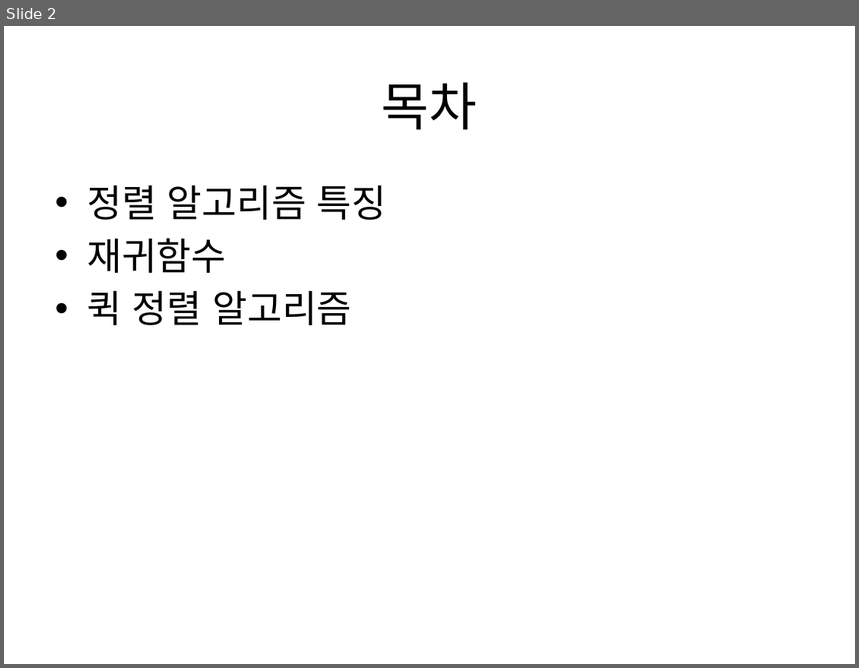
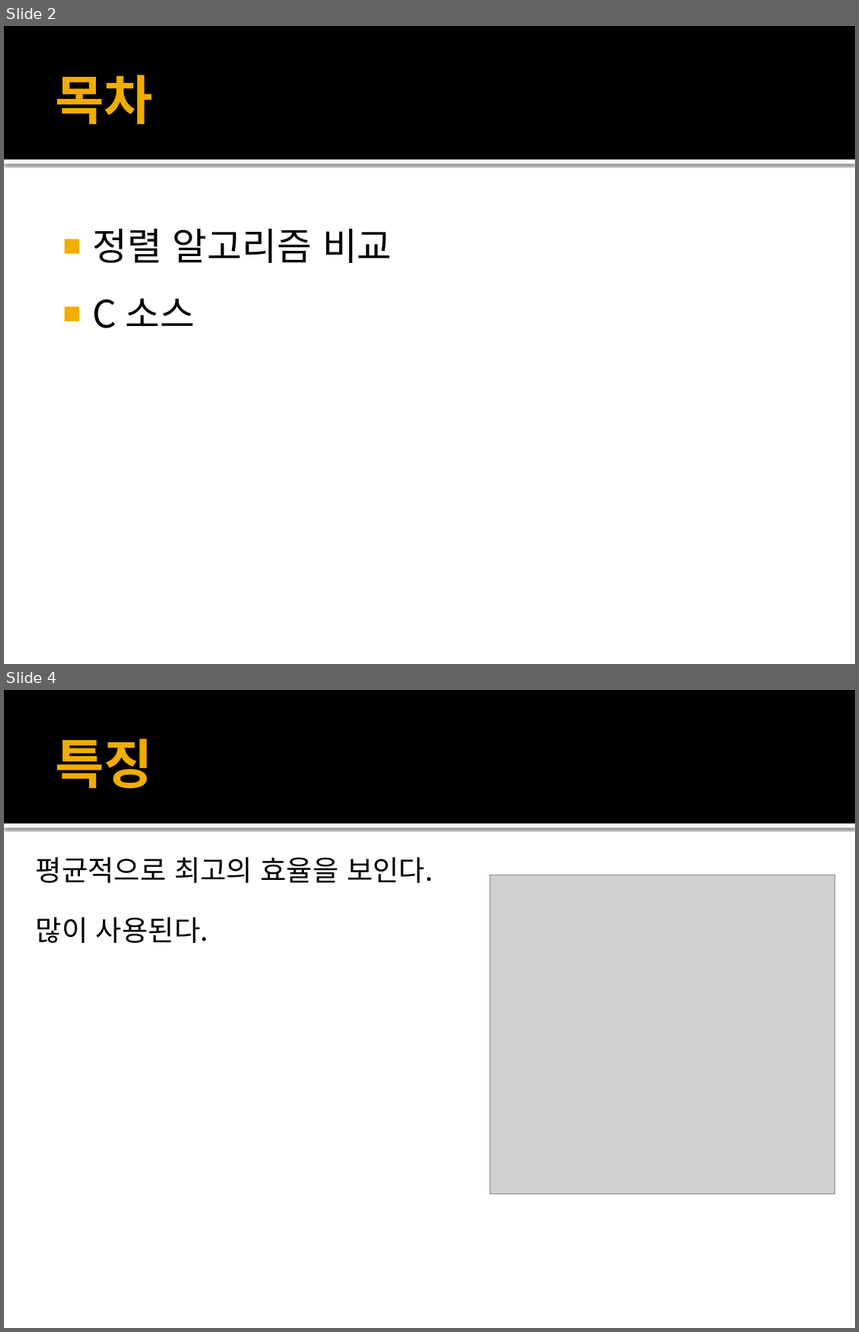
Before and after one commit to HelloNuri/ApplePi, a slide deck: QuickSort.pptx. Shown one above the other, each under a label of ours: slide 2 before the commit, slides 2 and 4 after it; the slides between them are not shown. The pictures are 859x668 and 859x1332 pixels, drawn with LibreOffice and Linux fonts; fonts in the diff are those of the drawing; grey boxes stand for pictures. Boxes give left, top, right and bottom in pixels: in the first picture for what was removed or moved away, otherwise in the second. Text is boxed around its words. In the diff, an @@ line names an element or a change of style, - is before the commit and + after.

Commit message:
design quicksort.pptx

```diff
--- a/QuickSort.pptx
+++ b/QuickSort.pptx
@@ slide 4 added at (x1=4, y1=690, x2=855, y2=1328), background #FFFFFF; not listed: 2 template elements that a slide beside it also shows @@
@@ title added at (x1=55, y1=739, x2=153, y2=789), 45 pt, text #F0AD00, bold @@
+특징
@@ text added at (x1=36, y1=857, x2=433, y2=883), 24 pt, text #000000 @@
+평균적으로 최고의 효율을 보인다.
@@ picture added at (x1=490, y1=875, x2=835, y2=1195) @@
@@ text added at (x1=36, y1=917, x2=208, y2=943), 24 pt, text #000000 @@
+많이 사용된다.
@@ slide 2 changed as well @@
@@ rectangle added at (x1=4, y1=26, x2=855, y2=160), fill #000000 @@
@@ title "목차" moved from (x1=382, y1=82, x2=477, y2=130) to (x1=55, y1=75, x2=153, y2=125) @@
@@ title "목차" at (x1=55, y1=75, x2=153, y2=125): size 44 to 45 pt, font Noto Sans CJK KR to Calibri, text colour #000000 to #F0AD00, bold on; alignment centre to left @@
@@ rectangle added at (x1=4, y1=160, x2=855, y2=164), fill #FFFFFF @@
@@ text at (x1=92, y1=229, x2=392, y2=328): text changed @@
-• 정렬 알고리즘 특징
-• 재귀함수
-• 퀵 정렬 알고리즘
+■ 정렬 알고리즘 비교
+■ C 소스
```
Also in this commit, not shown: 2 other slides changed, 1 other slide added, 2 slides removed.
